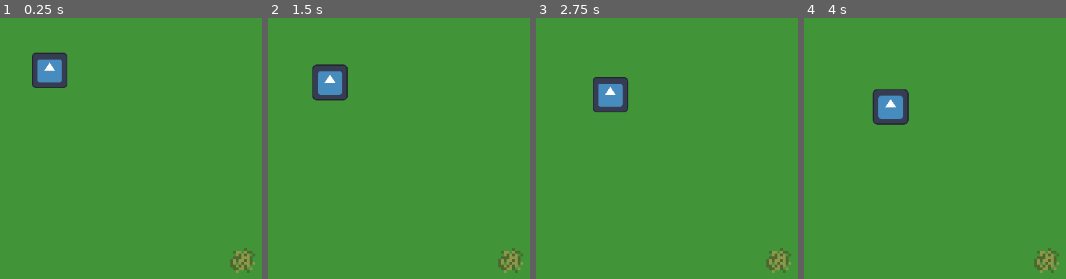
Above: before the commit, frames 1-4 (left to right).
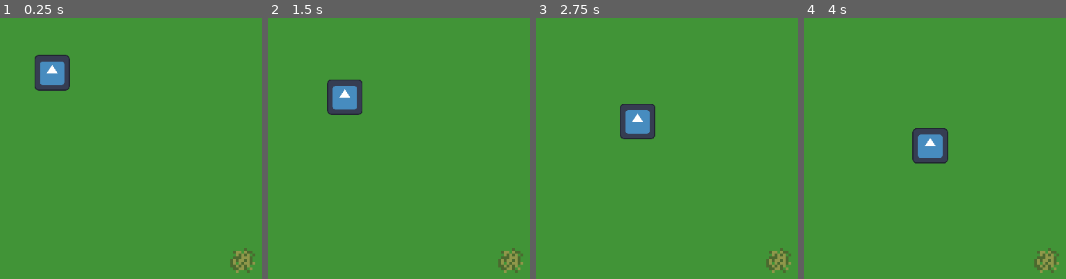
Above: after the commit, the same moments.

Repository: benjaminmh71/PirateSoftware-2025
Game: Godot game, scene res://Level 1.tscn
Same seed, same stepped clock (60 frames per second), same inputs: the game is played once before the commit and once after it. The engine's default icon, where the game draws it, is replaced by a stand-in: a white triangle on a blue panel in a dark square.
Inputs (mouse positions are in pixels of both pictures, inside the frame that each line leads up to):
- Up to frame 1 (0.25 s): no input
- Up to frame 2 (1.5 s): move the mouse to (outside the picture) at 0.52 s; press the mouse at (outside the picture) at 0.53 s; move the mouse to (506, 265) at 1.27 s; release the mouse at (506, 265) at 1.28 s; right-click (506, 265) at 1.35 s
- Up to frame 3 (2.75 s): move the mouse to (outside the picture) at 2.02 s; press the mouse at (outside the picture) at 2.03 s
- Up to frame 4 (4 s): move the mouse to (outside the picture) at 2.77 s; release the mouse at (outside the picture) at 2.78 s; right-click (outside the picture) at 2.85 s; move the mouse to (outside the picture) at 3.52 s; press the mouse at (outside the picture) at 3.53 s

The runs differ from the first frame. In frame 1, 1.2% of the frame differs, in the area x 12-27%, y 13-28%; in frame 2, 2.9%; in frame 3, 3.4%; in frame 4, 3.8%, in the area x 25-55%, y 27-56%.

Commit message:
Constriction and spawner

Diff:
--- a/Enemies/Basic Enemy.tscn
+++ b/Enemies/Basic Enemy.tscn
@@ -21,4 +21,7 @@
 
 [node name="AttackTimer" type="Timer" parent="."]
 one_shot = true
-autostart = true
+
+[node name="ConstrictTimer" type="Timer" parent="."]
+wait_time = 0.1
+one_shot = true
--- a/Level 1.tscn
+++ b/Level 1.tscn
@@ -6,6 +6,7 @@
 [ext_resource type="Texture2D" uid="uid://c5s0vceyp238o" path="res://Assets/roads.png" id="3_cn3ta"]
 [ext_resource type="Texture2D" uid="uid://cecbwkmco2fky" path="res://Assets/Grass.png" id="4_y42fy"]
 [ext_resource type="Texture2D" uid="uid://bvy0ghl8sg4ad" path="res://Assets/TilePlacementIndicator.png" id="5_wj3wa"]
+[ext_resource type="Script" path="res://Scripts/EnemyManager.gd" id="7_2b06c"]
 [ext_resource type="PackedScene" uid="uid://byn1cb28q6rje" path="res://Enemies/Basic Enemy.tscn" id="7_rwq3h"]
 
 [sub_resource type="TileSetAtlasSource" id="TileSetAtlasSource_tlpgq"]
@@ -221,6 +222,13 @@
 texture = ExtResource("5_wj3wa")
 
 [node name="EnemyManager" type="Node" parent="."]
+script = ExtResource("7_2b06c")
 
 [node name="BasicEnemy" parent="EnemyManager" instance=ExtResource("7_rwq3h")]
 position = Vector2(17, 18)
+
+[node name="WaveTimer" type="Timer" parent="EnemyManager"]
+wait_time = 10.0
+autostart = true
+
+[connection signal="timeout" from="EnemyManager/WaveTimer" to="EnemyManager" method="_on_wave_timer_timeout"]
--- a/Scripts/BasicEnemy.gd
+++ b/Scripts/BasicEnemy.gd
@@ -3,6 +3,6 @@
 
 func _ready():
 	health = 10
-	damage = 1
-	speed = 5
-	attackRange = 8
+	attackDamage = 1
+	speed = 10
+	attackRange = 14
--- a/Scripts/BasicVine.gd
+++ b/Scripts/BasicVine.gd
@@ -5,3 +5,4 @@
 	super(_x, _y)
 	terrainIndex = 0
 	health = 5
+	constrictDamage = 0.5
--- a/Scripts/Enemy.gd
+++ b/Scripts/Enemy.gd
@@ -3,14 +3,13 @@
 
 @onready var grid: Grid = get_parent().get_parent()
 @onready var attackTimer: Timer = get_node("AttackTimer")
+@onready var constrictTimer: Timer = get_node("ConstrictTimer")
 
 var health: float
-var damage: float
+var attackDamage: float
 var speed: float
 var attackRange: float
-
-func _ready():
-	pass # Replace with function body.
+var constrictDist = 12
 
 
 func _process(_delta):
@@ -30,7 +29,17 @@
 
 	move_and_slide()
 
+	# Constriction:
+	if dist <= constrictDist and constrictTimer.is_stopped():
+		damage(closestVine.constrictDamage)
+		constrictTimer.start()
+
 	# Attacking:
 	if closestVine != null and dist <= attackRange and attackTimer.is_stopped():
-		closestVine.damage(damage)
+		closestVine.damage(attackDamage)
 		attackTimer.start()
+
+func damage(d: float):
+	health -= d
+	if health < 0:
+		queue_free()
--- /dev/null
+++ b/Scripts/EnemyManager.gd
@@ -0,0 +1,14 @@
+class_name EnemyManager
+extends Node
+
+@onready var waveTimer = get_node("WaveTimer")
+
+var random = RandomNumberGenerator.new()
+var count = 1
+
+func _on_wave_timer_timeout():
+	for i in range(count):
+		var newEnemy = load("res://Enemies/Basic Enemy.tscn").instantiate()
+		add_child(newEnemy)
+		newEnemy.global_position = Vector2(0 + random.randf()*20, 0 + random.randf()*20)
+	count += 1
--- a/Scripts/Vine.gd
+++ b/Scripts/Vine.gd
@@ -2,6 +2,7 @@
 extends Terrain
 
 var health: float
+var constrictDamage: float
 signal died(vine)
 
 func damage(d):
Not shown: 1 places in Level 1.tscn that only renumber resources
